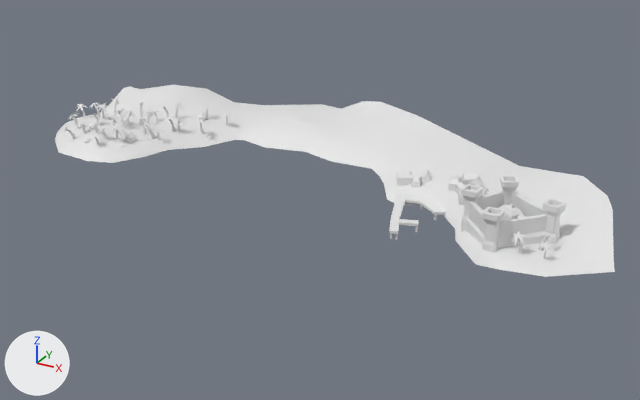
Two versions of the FBX model HexTests/Assets/Meshes/IslandPort_A.FBX, one commit apart.
Before and after are seen from a camera (50 mm lens) standing at (25.8, -51.7, 21.4) and looking at (0.2, -5.1, -1.9). Every picture has the same lights, and +X, +Y and +Z are marked at lower left. Where no turn or scale is listed for an object, it has been applied to the vertices.

Objects in the first picture: 'Msh_IslandPort_A'.
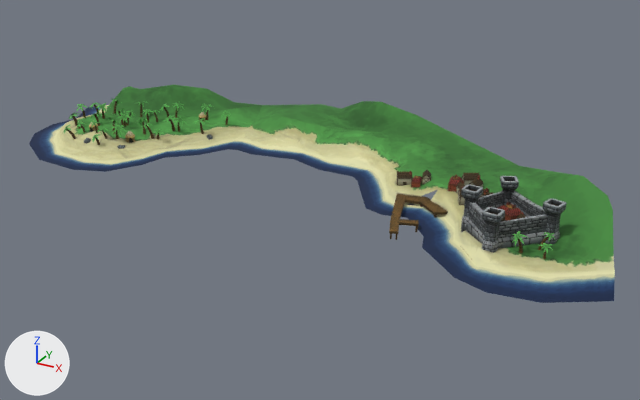
Commit message: Added in the first version of the waves + the changed version of the island to use the extended planes to transform from sand to water

Location of each change, [x1, y1, x2, y2] in pixels of the pictures (640 x 400 px):
'Msh_IslandPort_A', reshaped (13% taller): before [55, 85, 615, 277]; after [29, 85, 615, 303]
part 1 of me_mesh, built on: before [422, 190, 437, 200]; after [29, 105, 615, 303]
part 2 of me_mesh, surface changed (grey to yellow): [84, 112, 207, 143] in both
part 3 of me_mesh, recoloured: [55, 85, 615, 277] in both

Diff of the bpy script that builds the scene:
```diff
--- a/HexTests/Assets/Meshes/IslandPort_A.FBX.py
+++ b/HexTests/Assets/Meshes/IslandPort_A.FBX.py
@@ img_islandport_a_txtr_jpg @@
+img_islandport_a_txtr_jpg = load_image('IslandPort_A_txtr.jpg', '../Textures/IslandPort_A_txtr.jpg', 1024, 1024, 'sRGB')
@@ mat_material__2 @@
+mat_material__2 = principled_material('Material #2')
+mat_material__2.texture = img_islandport_a_txtr_jpg
+mat_material__2.roughness = 0.859
@@ me_mesh @@
 # used by ob_msh_islandport_a; location = (0.0, 0.0, 0.0)
-me_mesh.from_pydata(...)  # 3359 vertices, 1890 faces; spans x -21.6..19.9, y -13.1..6.0, z -0.3..3.0
+me_mesh.from_pydata(...)  # 3389 vertices, 1918 faces; spans x -22.8..20.3, y -14.6..6.0, z -0.3..3.0
+# me_mesh part 1
+# 1 face is deleted
+# 30 vertices are added at x -22.8..20.3, y -14.6..-1.5, z -0.2
+# 29 new faces join them
+# me_mesh part 2: 65 kept faces spanning x -16.4..-10.9, y -9.6..-1.8, z 0.5..1.7 get new texture (UV) coordinates
+# me_mesh part 3: 1889 faces spanning x -21.6..19.9, y -13.1..6.0, z -0.3..3.0 switch from no material to mat_material__2 (picture img_islandport_a_txtr_jpg)
```
